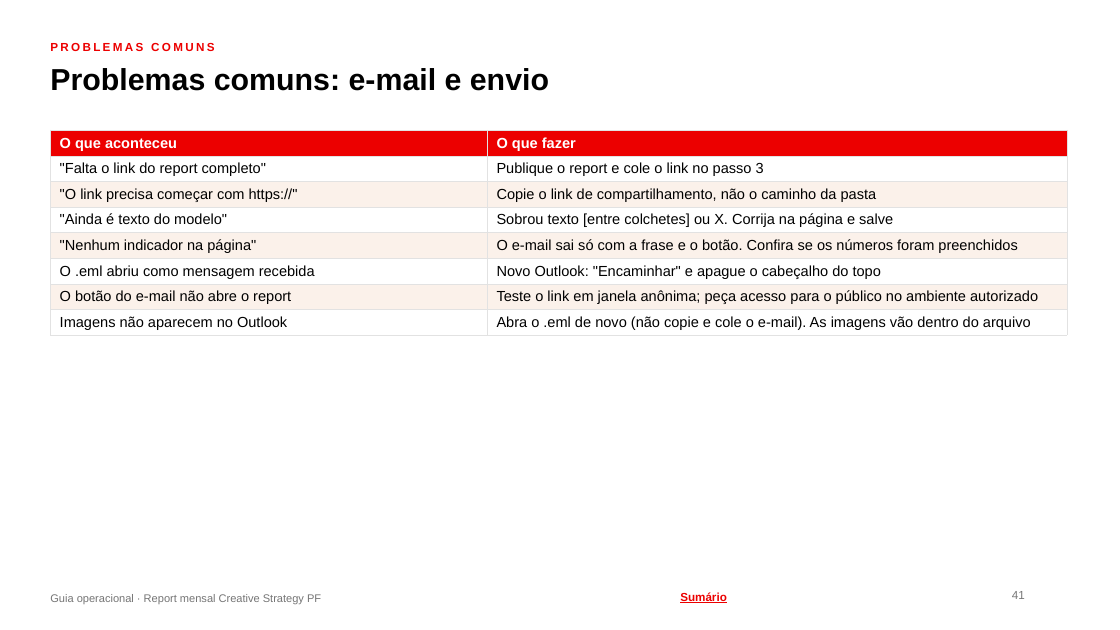
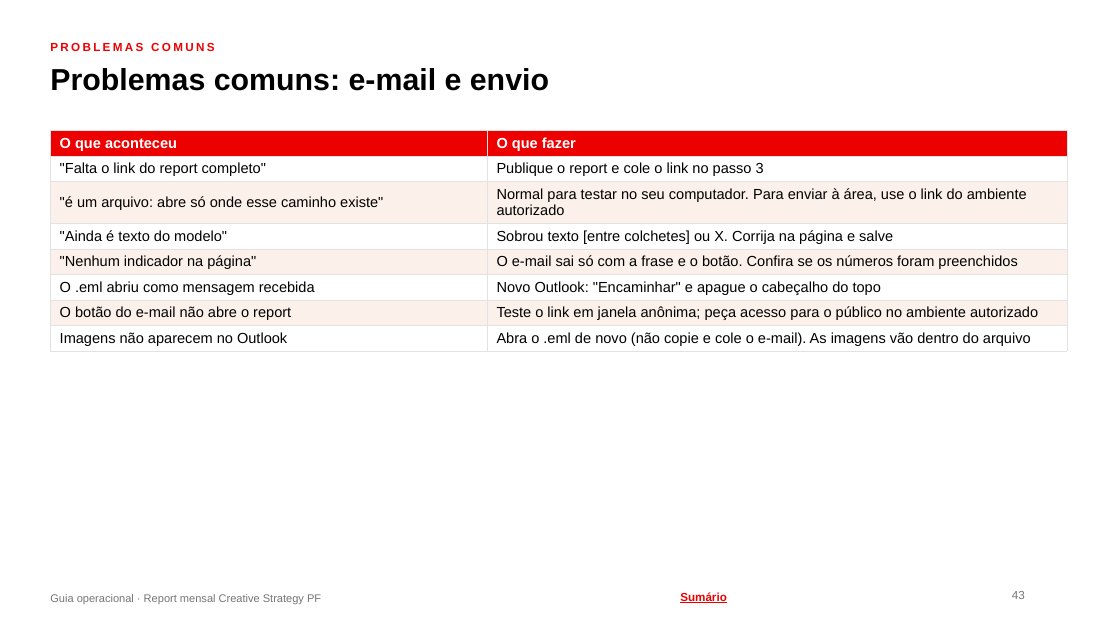
Before and after one commit to fabrizzioriccelli/report_mensal_st, a slide deck: slide 43 of kit/guia-operacional.pptx (slide 41 before the commit). Drawn at 1120x630 pixels with LibreOffice and Linux fonts; fonts in the diff are those of the drawing; background and template pictures are left out. Boxes give left, top, right and bottom in pixels: in the first picture for what was removed or moved away, otherwise in the second. Text is boxed around its words. In the diff, an @@ line names an element or a change of style, - is before the commit and + after.

```diff
--- a/kit/guia-operacional.pptx
+++ b/kit/guia-operacional.pptx
@@ table at (50,130,1067,350) @@
@@ row 3, column 1: ""O link precisa começar com https://"" to ""é um arquivo: abre só onde esse caminho existe"" @@
-row 3, column 2: Copie o link de compartilhamento, não o caminho da pasta
+row 3, column 2: Normal para testar no seu computador. Para enviar à área, use o link do ambiente autorizado
@@ page number at (1012,591,1025,599): text changed @@
-41
+43
```
Also in this commit, not shown: 9 other slides changed, 2 slides added, 18 other files.
